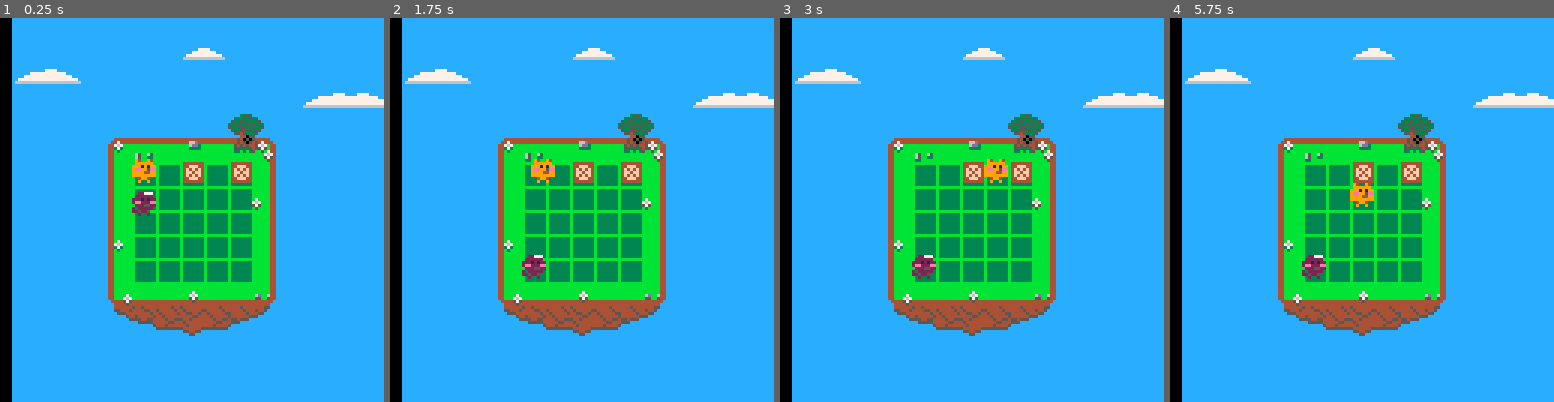
Above: before the commit, frames 1-4 (left to right).
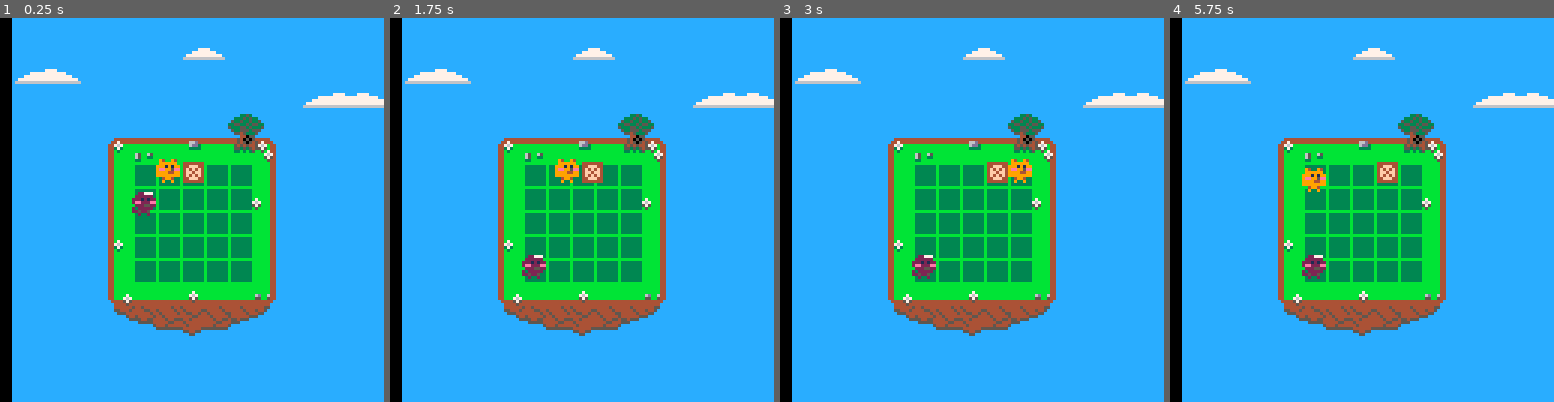
Above: after the commit, the same moments.

Repository: accidentalrebel/pico8-pop-puff
Game: PICO-8 cartridge pop-puff.p8
Two runs of this game, one before a commit and one after it. Both use one fixed random seed, a clock stepped at 60 frames per second and the inputs below.
Inputs:
- Up to frame 1 (0.25 s): no input
- Up to frame 2 (1.75 s): hold Right from 1.6 s (still down)
- Up to frame 3 (3 s): release Right at 2.1 s; hold Up 2.15-2.42 s; hold Right from 2.47 s (still down)
- Up to frame 4 (5.75 s): release Right at 3.03 s; hold Left 3.08-3.58 s; hold Down 3.63-3.97 s; hold Right 4.02-4.68 s; hold Up 4.73-5.03 s; hold Left 5.08-5.68 s; hold Down from 5.73 s (still down)

The runs differ from the first frame. In frame 1, 0.9% of the frame differs, in the area x 34-66%, y 36-43%; in frame 2, 1.2%; in frame 3, 1.0%; in frame 4, 1.5%, in the area x 34-66%, y 37-50%.

Commit message:
Can now handle the object to be pushed.

Diff:
--- a/pop-puff.p8
+++ b/pop-puff.p8
@@ -126,7 +126,7 @@
       end
    end
 
-   make_player(_pop,1,1)
+   make_player(_pop,2,1)
 
    a = make_player(_puff,1,2)
    make_tween(a,_y,(5+board_pad_y)*8,0.02)
@@ -150,9 +150,13 @@
    attach(a,get_tile_at(3,1))
    add(tiles,a)
 
-   a=make_actor(_box,8,8,0,-1,0,0,_spr_box)
-   attach(a,get_tile_at(5,1))
-   add(tiles,a)
+   -- a=make_actor(_box,8,8,0,-1,0,0,_spr_box)
+   -- attach(a,get_tile_at(4,1))
+   -- add(tiles,a)
+
+   -- a=make_actor(_box,8,8,0,-1,0,0,_spr_box)
+   -- attach(a,get_tile_at(5,1))
+   -- add(tiles,a)
 end
 
 function pool(obj)
@@ -222,6 +226,11 @@
    end
 end
 
+function handle_pushing(obj,direction)
+   local next_tile = get_next_tile(obj,direction)
+   slide_to_tile(obj, next_tile.col, next_tile.row)
+end
+
 function on_tween_reached(tween)
    local p = tween.obj
 
@@ -234,8 +243,11 @@
 	 on_cake_stepped(child,p)
 	 break
       else
-
-	 if can_move_to_tile(p,get_next_tile(p,p.pointing)) then
+	 local next_tile=get_next_tile(p,p.pointing)
+	 if can_move_to_tile(p,next_tile) then
+	    if next_tile != nil then
+	       --handle_pushing(next_tile,p.pointing)
+	    end
 	    handle_sliding(p)
 	 end
 	 break
@@ -261,10 +273,15 @@
    end
    local child = nil
    local typ = nil
-   for i=0,#tile.children,1 do
+   for i=1,#tile.children,1 do
       child=tile.children[i]
-      for j=0,#types,1 do
+      for j=1,#types,1 do
 	 typ = types[j]
+	 -- TEST
+	 if child != nil then
+	 end
+	 -- END_TEST
+
 	 if child != nil and child.tag == typ then
 	    return child
 	 end
@@ -287,11 +304,9 @@
 end
 
 function can_move_to_tile(obj,target_tile)
-   printh("Checking if " .. obj.tag .. " can move to next tile...")
    if target_tile == nil then
       return false
    else
-      printh(#target_tile.children)
       if #target_tile.children <= 0 then
       	 return true
       else
@@ -307,12 +322,18 @@
 end
 
 function slide_to_tile(a,col,row)
-   local target_pos = get_tile_at(col,row)
+   local target_tile = get_tile_at(col,row)
    if a.col != col then
-      make_tween(a,_x,target_pos.x,0.1,on_tween_reached)
+      make_tween(a,_x,target_tile.x,0.1,on_tween_reached)
    end
    if a.row != row then
-      make_tween(a,_y,target_pos.y,0.1,on_tween_reached)
+      make_tween(a,_y,target_tile.y,0.1,on_tween_reached)
+   end
+
+   local child = get_child_of_type(target_tile, {_box})
+   if child != nil then
+      local t = get_next_tile(child,get_direction(a,child))
+      slide_to_tile(child,t.col,t.row)
    end
 end
 
